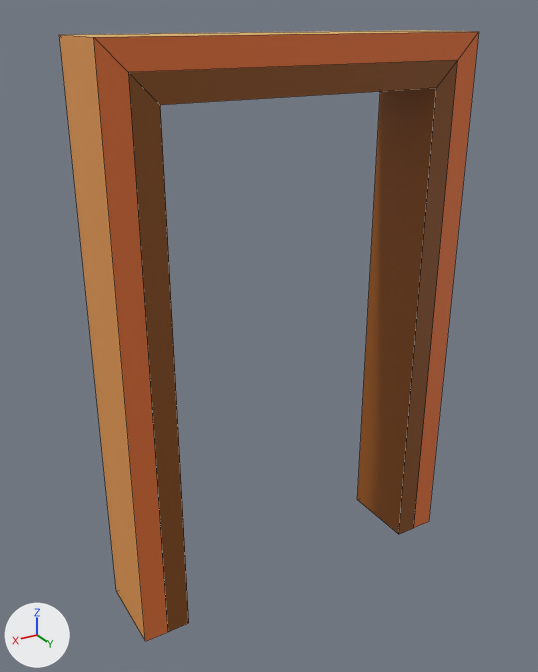
What one commit did to the FBX model MurderManor/Assets/Models/door_02.fbx.
Before and after are seen from a 50 mm lens placed at (0.995, 1.577, 1.537), pointed at (0.058, 0.014, 0.756). Arrows for +X, +Y and +Z are at lower left; the lights stay in place. Mesh edges are drawn as thin lines. Where no turn or scale is listed for an object, it has been applied to the vertices.

Objects in the first picture: 'door_02'.
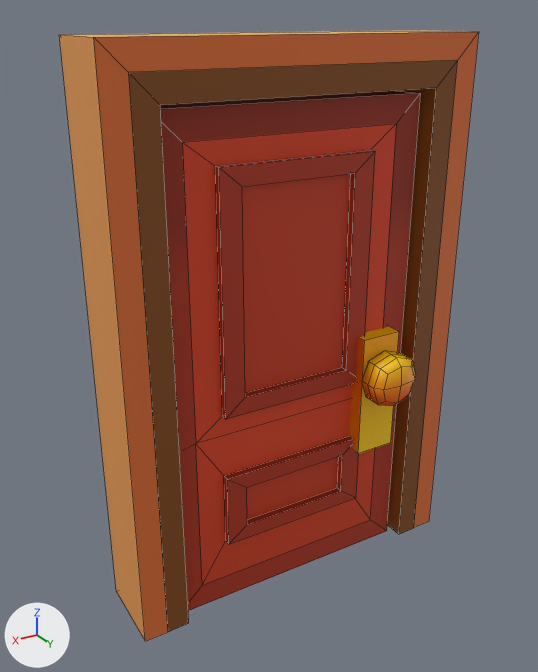
The edits, one by one:
Mesh me_mesh_001 is new.
It has 138 vertices, 132 faces and spans x -0.664..0.078, y -0.066..0.214, z 0.0..1.357.
It uses material mat_surfaceshader1 (picture img_color_palette_01_png).
Object 'opening_door_02' (ob_opening_door_02) is new; it shows me_mesh_001.
Its location is (0.313, 0.0, 0.0).

Boxes (x1, y1, x2, y2) around the edits, measured in the pictures (538 x 672 px):
'opening_door_02', added (red): after (161, 91, 420, 611)
